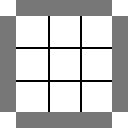
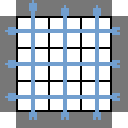
Layers edited between the first and the second (128, 128) image:
removed layer "Pasted Layer" over [29, 112, 101, 120]
added layer "ChipV1-3" above "ChipV1-2" over [95, 16, 99, 48]
added layer "ChipV1-2" above "ChipH3-1" over [63, 16, 67, 48]
added layer "ChipH3-1" above "ChipH2-3" over [16, 95, 49, 99]
added layer "ChipH2-3" above "ChipH2-2" over [81, 62, 112, 66]
added layer "ChipH2-2" above "ChipH2-1" over [49, 62, 81, 66]
added layer "ChipH2-1" above "ChipH1-3" over [16, 62, 49, 66]
added layer "ChipH1-3" above "ChipH1-2" over [81, 29, 112, 33]
added layer "ChipH1-2" above "ChipH1-1" over [49, 29, 81, 33]
added layer "ChipH1-1" above "ChipV1-1" over [16, 29, 49, 33]
added layer "ChipV1-1" above "ChipV2-3" over [31, 16, 35, 48]
added layer "ChipV2-3" above "ChipV2-2" over [95, 48, 99, 81]
added layer "ChipV2-2" above "ChipV3-3" over [63, 48, 67, 81]
added layer "ChipV3-3" above "ChipV3-2" over [95, 81, 99, 112]
added layer "ChipV3-2" above "ChipV3-1" over [63, 81, 67, 112]
added layer "ChipV3-1" above "ChipV2-1" over [31, 81, 35, 112]
added layer "ChipV2-1" above "ChipH3-3" over [31, 48, 35, 81]
added layer "ChipH3-3" above "ChipH3-2" over [81, 95, 112, 99]
added layer "ChipH3-2" above "Chip-R2" over [49, 95, 81, 99]
added layer "Chip-L3" above "Chip-L2" over [5, 93, 16, 101]
added layer "Chip-L2" above "Chip-L1" over [5, 60, 16, 68]
added layer "Chip-T1" above "Chip-R3" over [29, 0, 37, 16]
painted on "GridHorB" over [29, 112, 101, 120]
painted on "Grid" over [5, 1, 120, 120]
…and 9 more changes (9 added)
